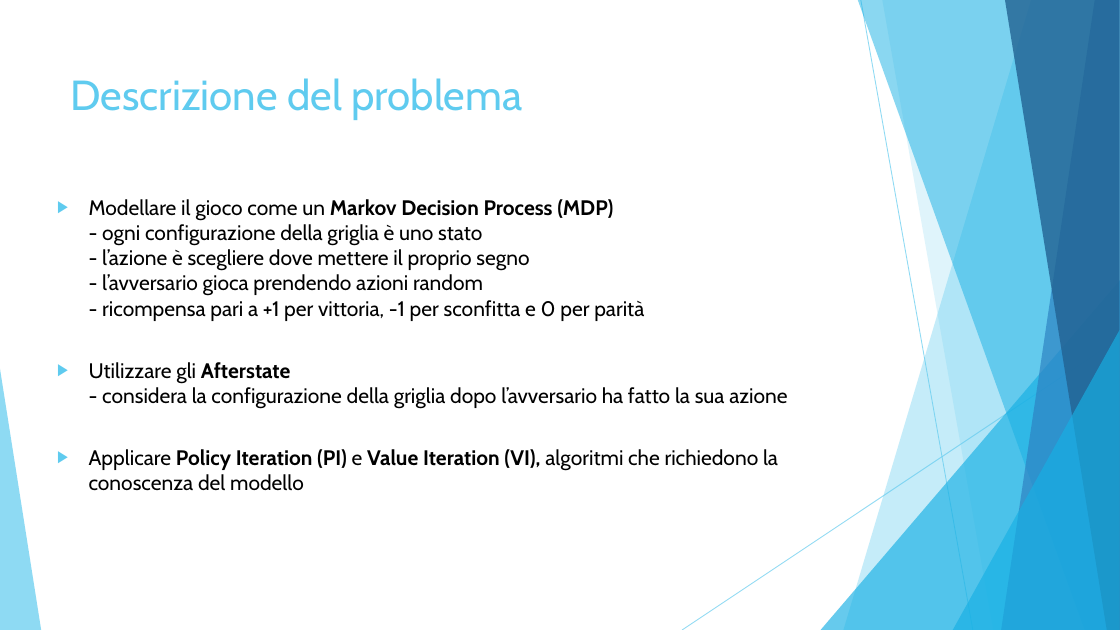
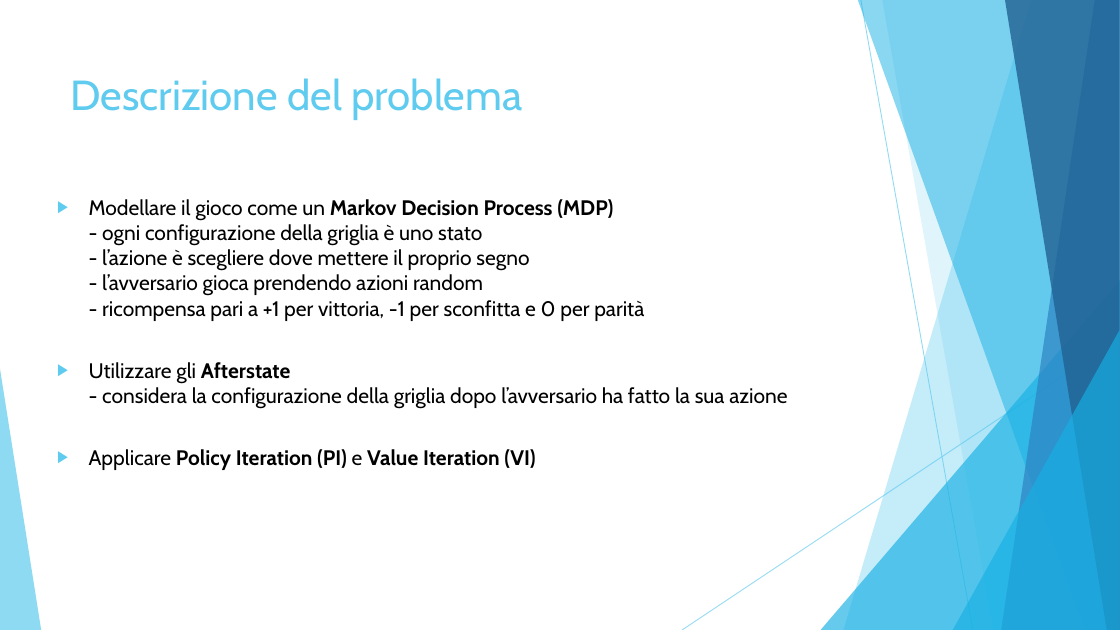
Before and after one commit to simonesinceri/MRL, a slide deck: slide 2 of Presentations/Presentation_Ass2.pptx. Drawn at 1120x630 pixels with LibreOffice and Linux fonts; fonts in the diff are those of the drawing. Boxes give left, top, right and bottom in pixels: in the first picture for what was removed or moved away, otherwise in the second. Text is boxed around its words. In the diff, an @@ line names an element or a change of style, - is before the commit and + after.

```diff
--- a/Presentations/Presentation_Ass2.pptx
+++ b/Presentations/Presentation_Ass2.pptx
@@ text at bbox=[89, 449, 535, 470]: text changed; bold on @@
-▶ Applicare Policy Iteration (PI) e Value Iteration (VI), algoritmi che richiedono la conoscenza del modello
+▶ Applicare Policy Iteration (PI) e Value Iteration (VI)
```
Also in this commit, not shown: 4 other slides changed, 4 other files.
